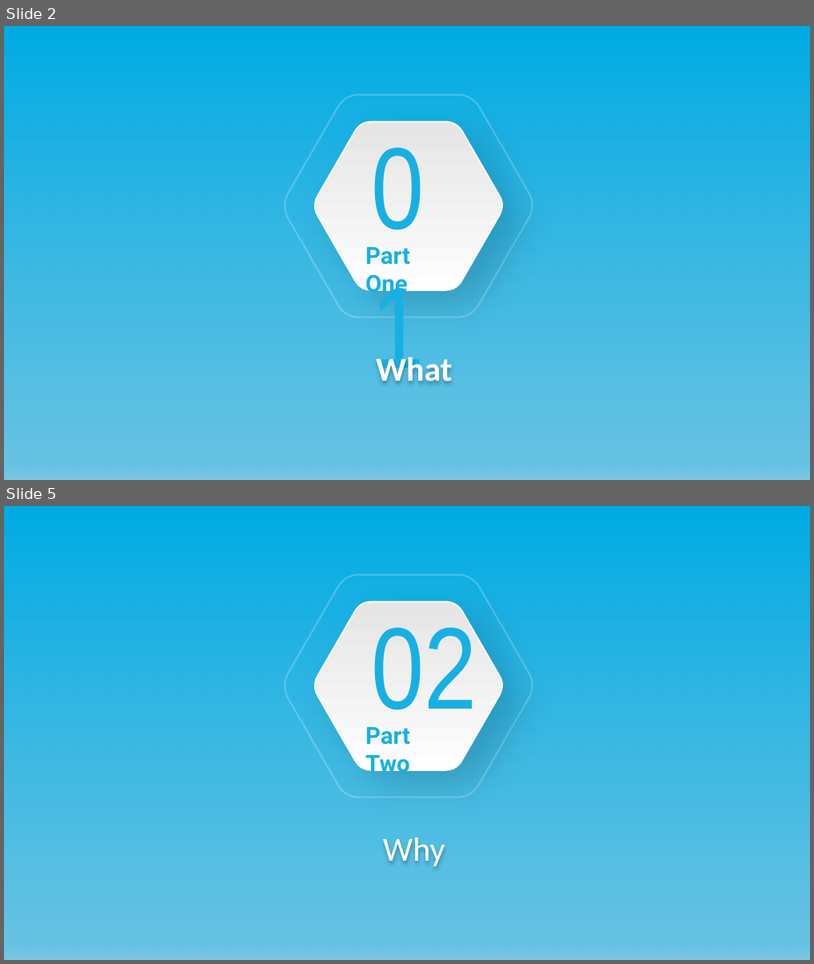
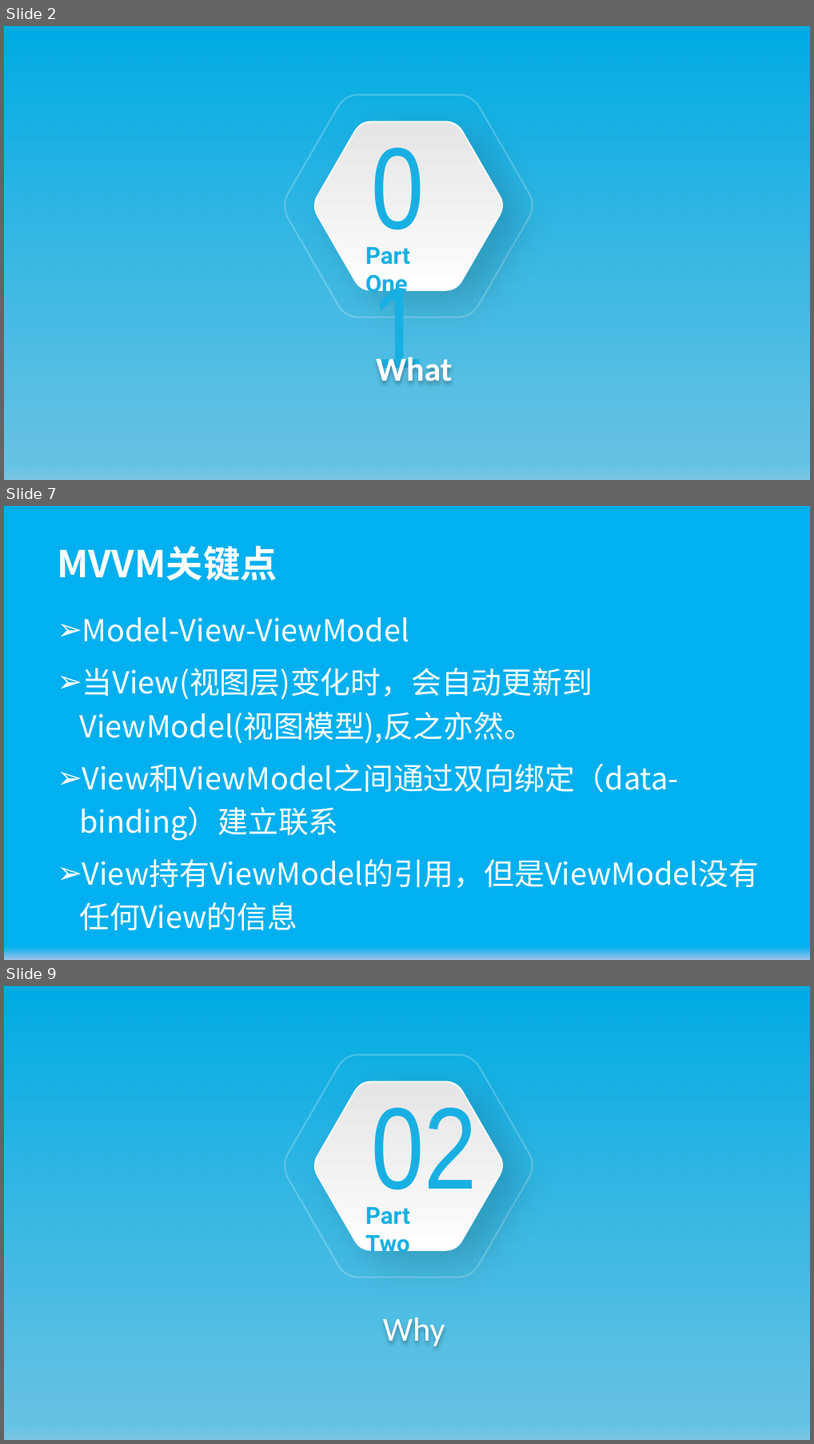
Before and after one commit to wugenshui/ppt, a slide deck: Vue/Vue.js基础.pptx. Shown one above the other, each under a label of ours: slides 2 and 5 before the commit, slides 2, 7 and 9 after it; the slides between them are not shown. The pictures are 814x964 and 814x1444 pixels, drawn with LibreOffice and Linux fonts; fonts in the diff are those of the drawing. Boxes give left, top, right and bottom in pixels: in the first picture for what was removed or moved away, otherwise in the second. Text is boxed around its words. In the diff, an @@ line names an element or a change of style, - is before the commit and + after.

```diff
--- a/Vue/Vue.js基础.pptx
+++ b/Vue/Vue.js基础.pptx
@@ slide 7 added at [4, 506, 810, 960], background gradient #9DC3E6 to #00B0F0 @@
@@ title added at [57, 545, 277, 581], 44 pt, text #FFFFFF, bold @@
+MVVM关键点
@@ subtitle added at [80, 617, 759, 888], 36 pt, text #FFFFFF @@
+➢ Model-View-ViewModel
+➢ 当View(视图层)变化时，会自动更新到ViewModel(视图模型),反之亦然。
+➢ View和ViewModel之间通过双向绑定（data-binding）建立联系
+➢ View持有ViewModel的引用，但是ViewModel没有任何View的信息
@@ what was slide 5 is now slide 9 @@
```
Also in this commit, not shown: 5 slides changed, 6 other slides added, 1 other file.
